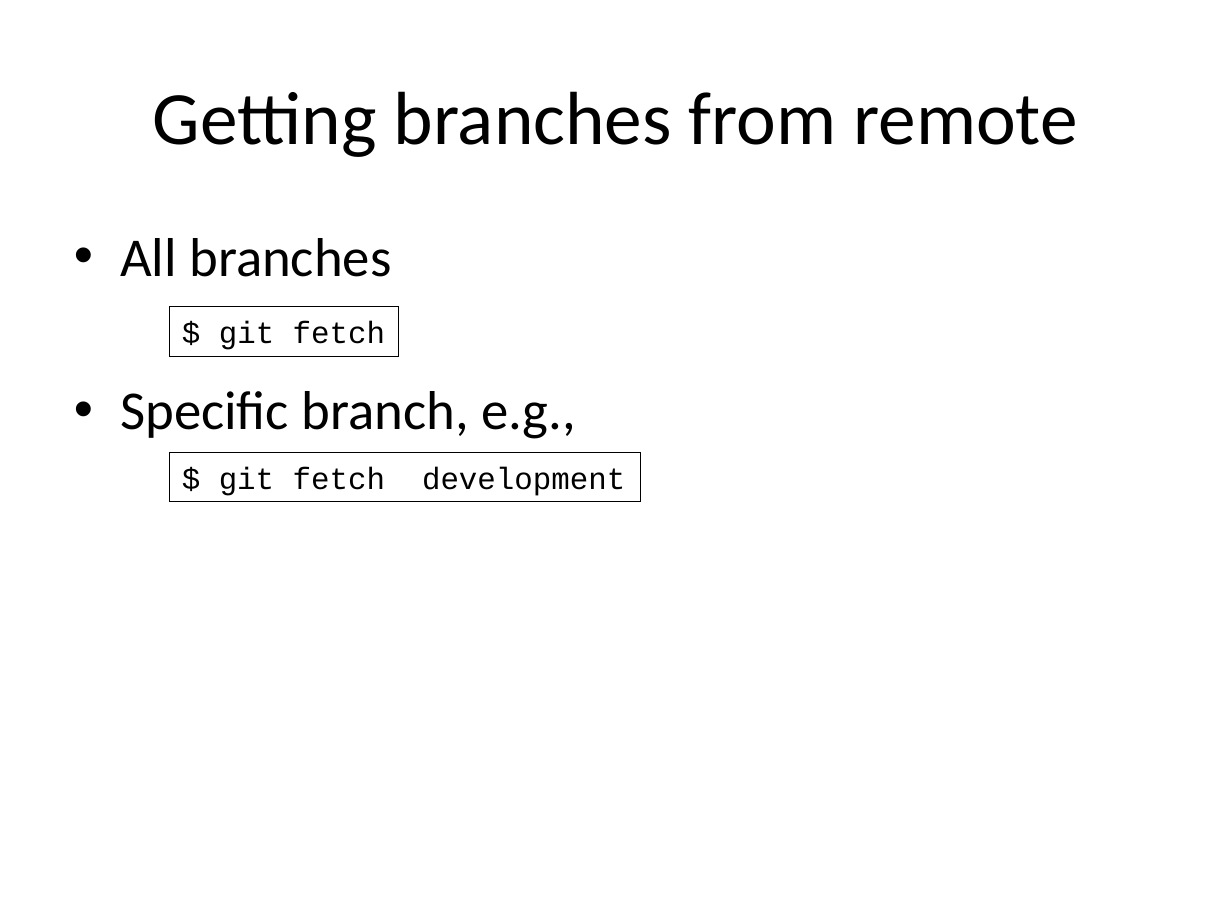
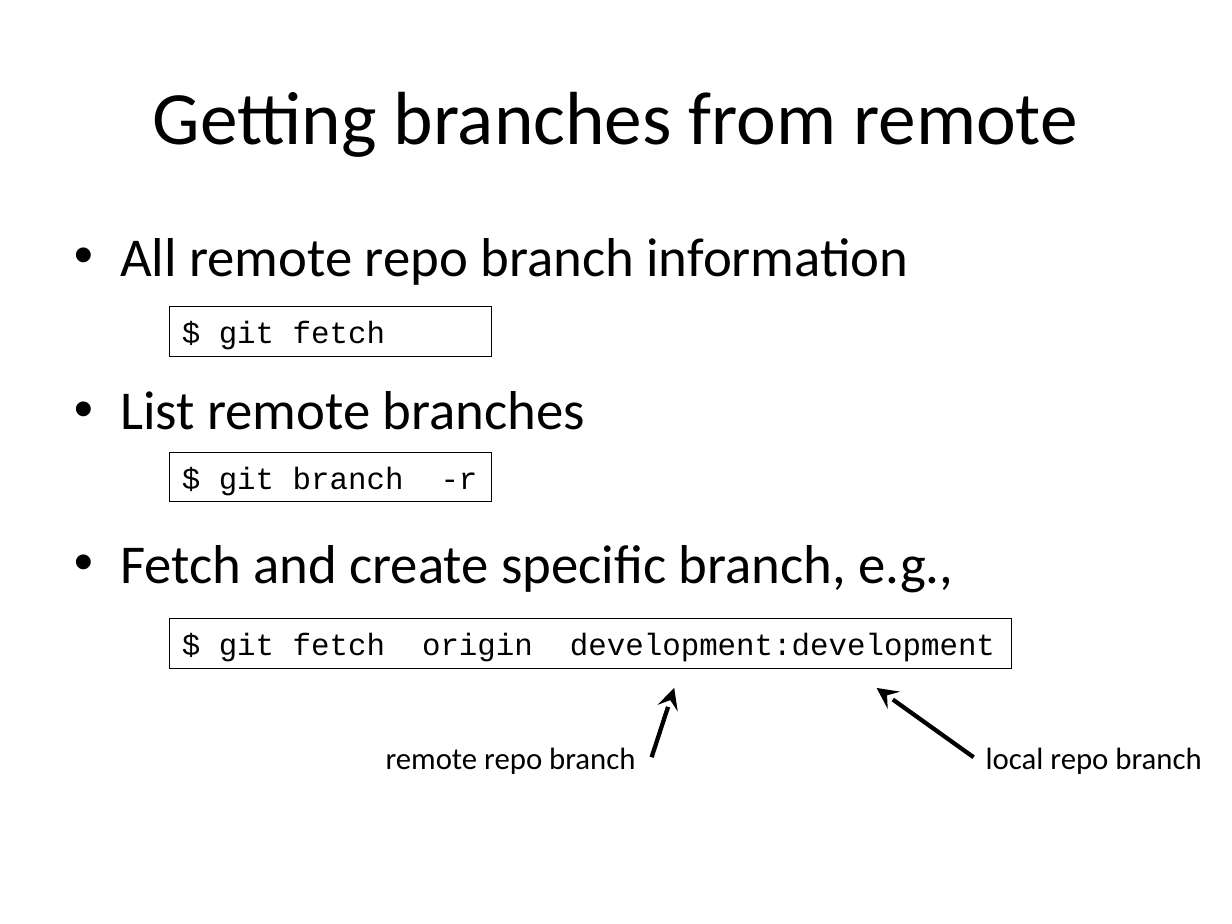
Before and after one commit to gjbex/training-material, a slide deck: slide 42 of LinuxTools/VersionControl/version_control_git.pptx (slide 40 before the commit). Drawn at 1232x924 pixels with LibreOffice and Linux fonts; fonts in the diff are those of the drawing. Boxes give left, top, right and bottom in pixels: in the first picture for what was removed or moved away, otherwise in the second. Text is boxed around its words. In the diff, an @@ line names an element or a change of style, - is before the commit and + after.

```diff
--- a/LinuxTools/VersionControl/version_control_git.pptx
+++ b/LinuxTools/VersionControl/version_control_git.pptx
@@ text at box(120, 238, 954, 593): text changed @@
-• All branches
-• Specific branch, e.g.,
+• All remote repo branch information
+• List remote branches
+• Fetch and create specific branch, e.g.,
@@ rectangle "$ git fetch": place and size @@
-rectangle "$ git fetch" at box(170, 307, 399, 356)
+rectangle "$ git fetch" at box(170, 307, 492, 356)
@@ rectangle added at box(170, 452, 492, 501), outline #000000 0.75 pt, 18 pt, text #000000 @@
+$ git branch -r
@@ rectangle "$ git fetch origin development:development": place and size @@
-rectangle "$ git fetch origin development:development" at box(170, 452, 641, 501)
+rectangle "$ git fetch origin development:development" at box(170, 618, 1013, 668)
@@ text in rectangle at box(219, 633, 995, 662): text changed @@
-$ git fetch development
+$ git fetch origin development:development
@@ arrow added from (652, 758) to (674, 687), #000000 2.5 pt @@
@@ arrow added from (973, 758) to (877, 687), #000000 2.5 pt @@
@@ text added at box(386, 747, 635, 774), 18 pt, text #000000 @@
+remote repo branch
@@ text added at box(986, 747, 1201, 774), 18 pt, text #000000 @@
+local repo branch
```
Also in this commit, not shown: 14 other slides changed, 3 slides added.
